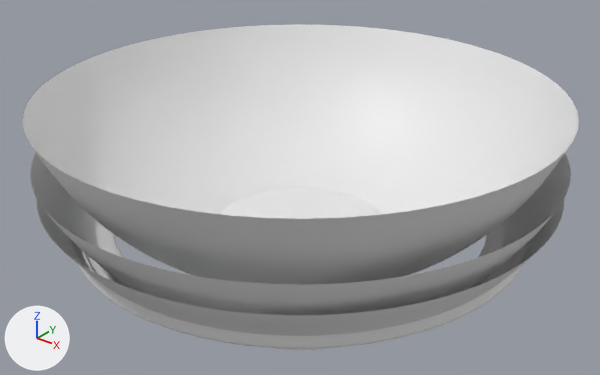
The OBJ model PadForge.App/3DModels/DualSenseEdge/Edge/LeftStickClick.obj, before and after one commit.
One viewpoint serves both versions: a camera (50 mm lens) standing at (-3.6, -27.6, -5.2) and looking at (-25.8, 0.1, -22.4). The lights are fixed; the arrows at lower left show +X, +Y and +Z. The first picture is the older version. Where no turn or scale is listed for an object, it has been applied to the vertices. Vertices at exactly the same position are counted once.

Objects in the first picture: 'LeftStickClick'.
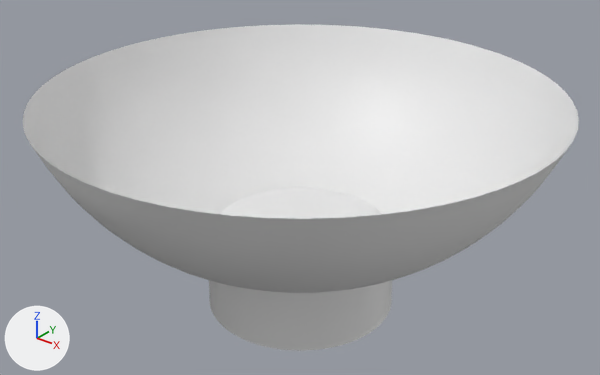
What differs and where, as boxes [x1, y1, x2, y2] in the pictures (600 x 375 px):
part 1 of me_leftstickclick, deleted
    before: [30, 153, 571, 349]

What changed in the scene script:
```text
Change me_leftstickclick:
    used by ob_leftstickclick; location = (0.0, 0.0, 0.0)
    remove me_leftstickclick.from_pydata(...)  # 9190 vertices, 9024 faces; spans x -37.5..-13.7, y -11.9..11.8, z -28.3..-17.6
    add me_leftstickclick.from_pydata(...)  # 3174 vertices, 3136 faces; spans x -37.5..-13.7, y -11.9..11.8, z -28.3..-17.6
    me_leftstickclick part 1: the loose piece of 6016 vertices spanning x -37.5..-13.7, y -11.9..11.8, z -24.1..-20.1 is deleted
    other edits to the shape of me_leftstickclick do not show in these pictures
```
